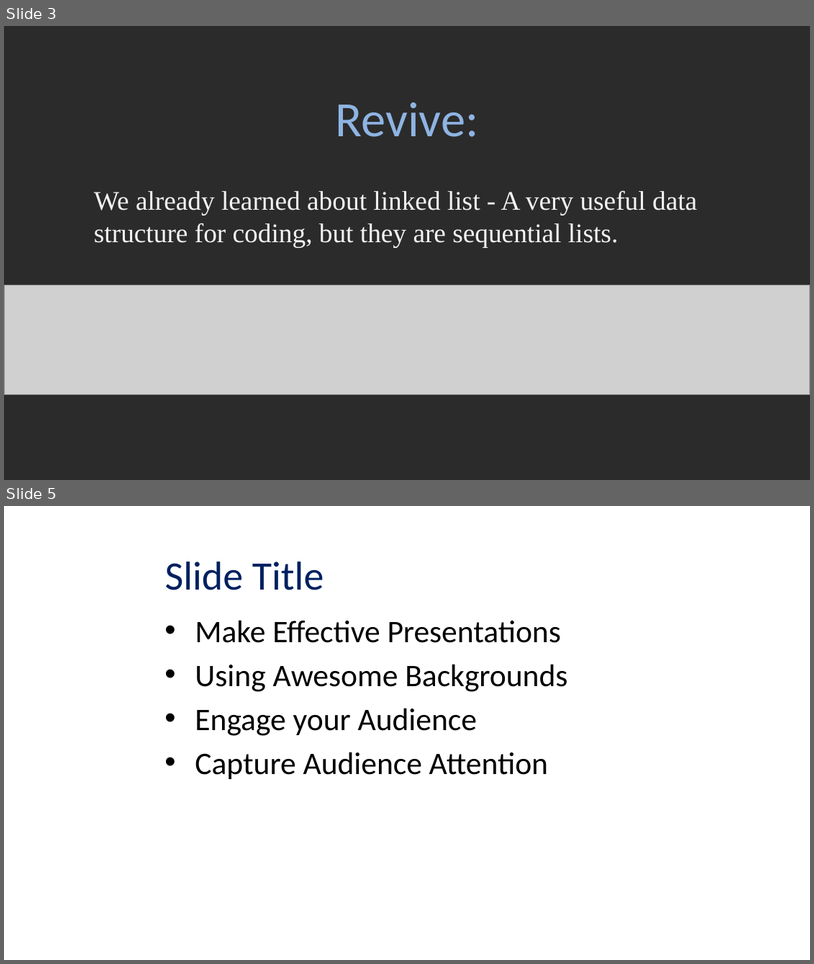
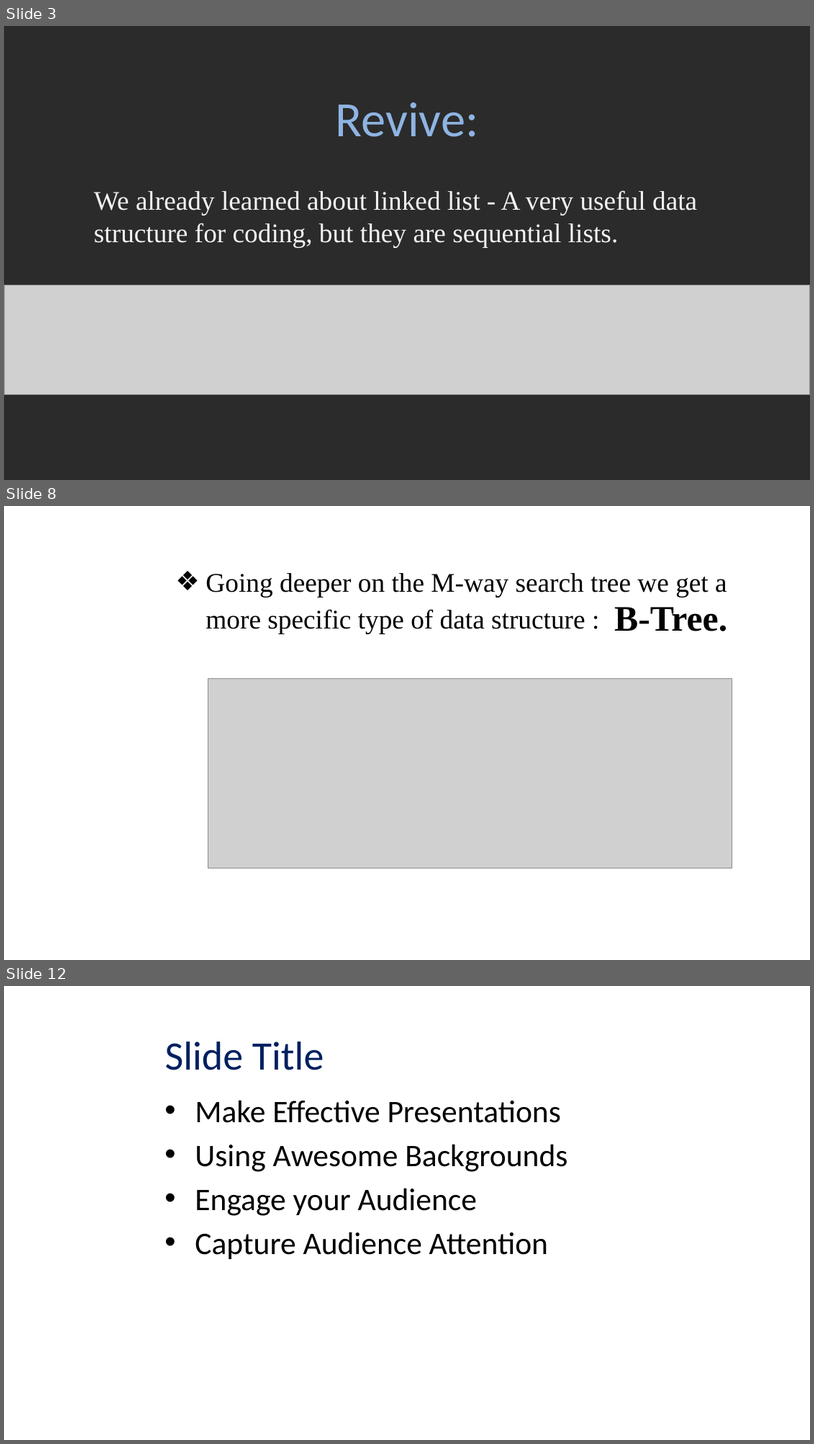
Before and after one commit to viettungvuong/Seminar, a slide deck: Seminar.pptx. Shown one above the other, each under a label of ours: slides 3 and 5 before the commit, slides 3, 8 and 12 after it; the slides between them are not shown. The pictures are 814x964 and 814x1444 pixels, drawn with LibreOffice and Linux fonts; fonts in the diff are those of the drawing; grey boxes stand for pictures; background and template pictures are left out; a plain dark background stands for a picture behind light text. Boxes give left, top, right and bottom in pixels: in the first picture for what was removed or moved away, otherwise in the second. Text is boxed around its words. In the diff, an @@ line names an element or a change of style, - is before the commit and + after.

```diff
--- a/Seminar.pptx
+++ b/Seminar.pptx
@@ slide 8 added at box(4, 506, 810, 960), background picture (left out) @@
@@ text added at box(206, 573, 728, 633), 24 pt, text #000000 @@
+❖ Going deeper on the M-way search tree we get a more specific type of data structure :
@@ text added at box(615, 607, 728, 631), 32 pt, text #000000, bold @@
+B-Tree.
@@ picture added at box(208, 679, 732, 868) @@
@@ what was slide 5 is now slide 12 @@
```
Also in this commit, not shown: 6 other slides added.
